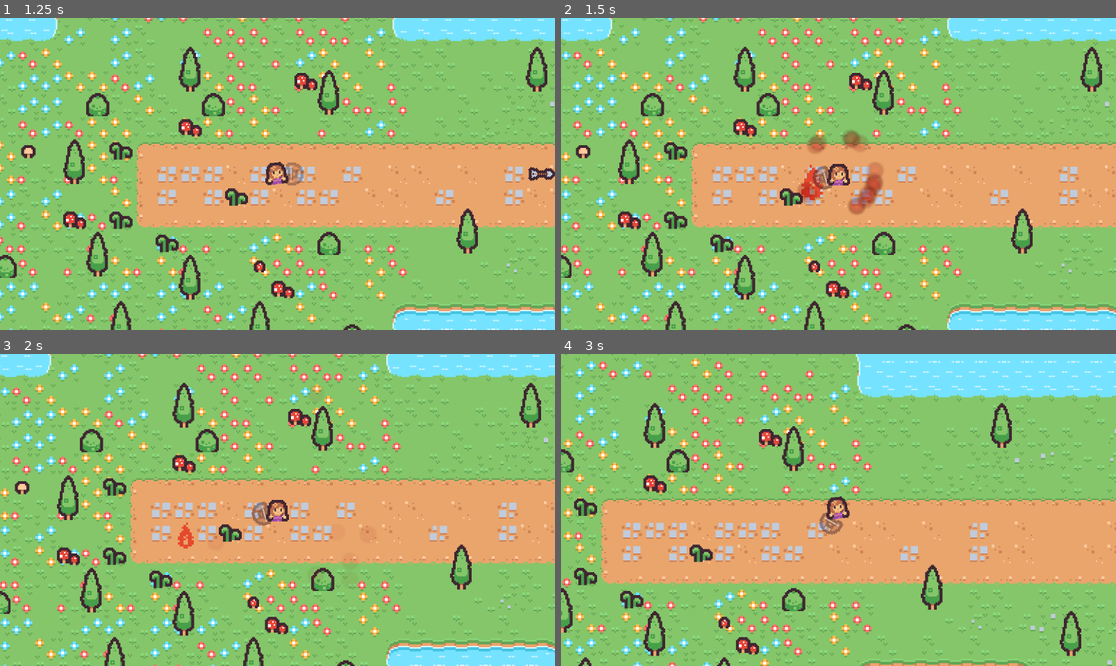
Above: before the commit, frames 1-4 (two rows, left to right).
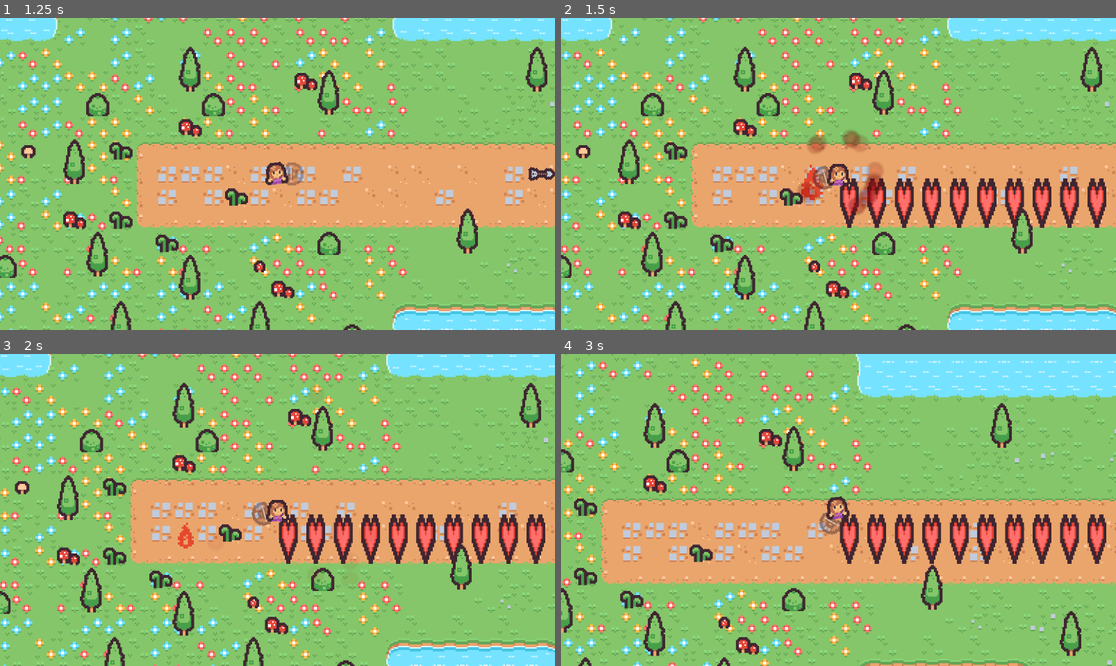
Above: after the commit, the same moments.

Repository: HazardWare/Hazardous-Quest
Game: Godot game, scene res://scenes/world/overworld.tscn
The game is run twice, just before and just after one commit, with the same random seed, the same clock (stepped at 60 frames per second) and the same inputs.
Inputs (mouse positions are in pixels of both pictures, inside the frame that each line leads up to):
- Up to frame 1 (1.25 s): tap Enter at 0.5 s; move the mouse to (399, 158) at 0.52 s; press the mouse at (399, 158) at 0.53 s; hold D (walk_right) from 0.53 s (still down)
- Up to frame 2 (1.5 s): move the mouse to (727, 189) at 1.27 s; release D (walk_right) at 1.28 s; release the mouse at (727, 189) at 1.28 s; hold Down (ui_down) from 1.28 s (still down); right-click (727, 189) at 1.35 s
- Up to frame 3 (2 s): keep holding Down (ui_down)
- Up to frame 4 (3 s): move the mouse to (894, 441) at 2.02 s; release Down (ui_down) at 2.03 s; hold D (walk_right) 2.03-2.78 s; tap E (interact) at 2.1 s; move the mouse to (810, 572) at 2.77 s; hold W (walk_up) from 2.78 s (still down); tap Shift (shield) at 2.85 s

Frame 1 is identical in both runs. In frame 2, 4.1% of the frame differs, in the area x 50-99%, y 51-68%; in frame 3, 4.1%; in frame 4, 4.2%.

Commit message:
helped noah

Diff:
--- a/scenes/player/player.gd
+++ b/scenes/player/player.gd
@@ -45,8 +45,7 @@
 	# Connect all signals
 	$HitBox.area_entered.connect(_on_hit_box_area_entered)
 	$HitBox.area_exited.connect(_on_hit_box_area_exited)
-
-	#Engine.time_scale = 0.5
+	self.onDamaged.connect(_on_on_damaged)
 
 
 	# Fix all nulls
@@ -203,8 +202,8 @@
 func _on_hit_box_area_exited(_area: Area2D) -> void:
 	hitbox_touching = false
 
-func _on_on_damaged() -> void:
-	$Camera2D/UI.update_health() # i wonder what this does - n
+func _on_on_damaged(amount) -> void:
+	$Camera2D/UI.update_health(10,1) # i wonder what this does - n
 
 func _on_on_heal() -> void:
 	$Camera2D/UI.update_health()
--- a/scenes/player/player.tscn
+++ b/scenes/player/player.tscn
@@ -290,6 +290,3 @@
 position = Vector2(-1.5, -3.03986e-07)
 shape = SubResource("RectangleShape2D_gmlin")
 debug_color = Color(0.994525, 0, 0.220672, 0.42)
-
-[connection signal="onDamaged" from="." to="." method="_on_on_damaged"]
-[connection signal="onHeal" from="." to="." method="_on_on_heal"]
--- a/scenes/player/ui/ui.gd
+++ b/scenes/player/ui/ui.gd
@@ -6,4 +6,5 @@
 	for i in reds:
 		if reds_left >= 0.5: # If there's a full heart
 			var this_heart : Heart = Heart.new()
+			this_heart.initiate_heart(false,false)
 			$HealthBar.add_child(this_heart)
--- a/scripts/class_character.gd
+++ b/scripts/class_character.gd
@@ -5,8 +5,8 @@
 ## Provides ample foundation for any character in this game.
 
 signal onDeath ## Emitted when health and blue hearts == 0.
-signal onHeal ## Emitted on a positive increase on health.
-signal onDamaged ## Emitted on a negative decrease on health.
+signal onHeal(amount:int) ## Emitted on a positive increase on health.
+signal onDamaged(amount:int) ## Emitted on a negative decrease on health.
 
 @export var maximumHealth : int = 10 ## Maximum health that this character starts at.
 ## Shielding hearts that go above red hearts.
